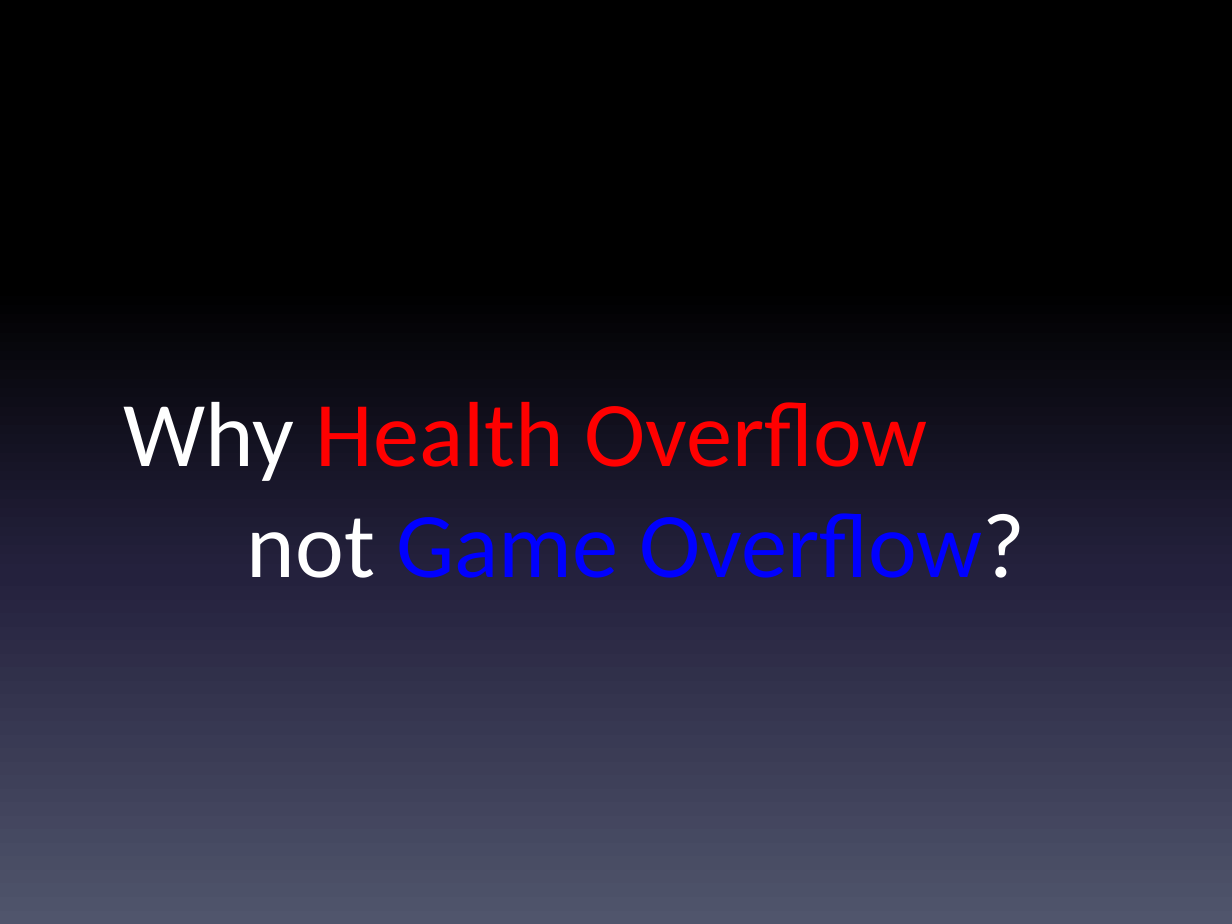
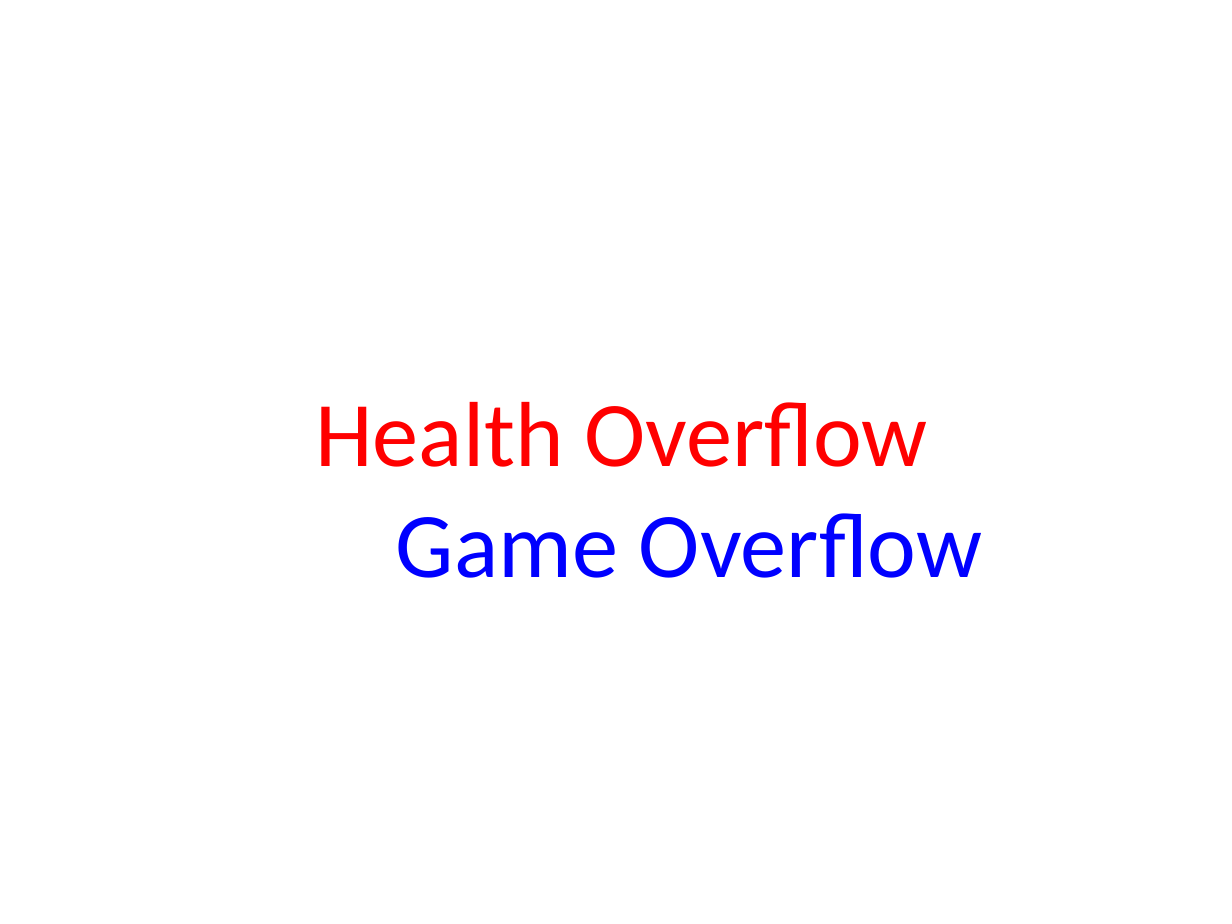
Before and after one commit to ReginaZhang/Team_Random, a slide deck: slide 9 of part_1_report_presentation/health_overflow_presentation_1.pptx. Drawn at 1232x924 pixels with LibreOffice and Linux fonts; fonts in the diff are those of the drawing. Boxes give left, top, right and bottom in pixels: in the first picture for what was removed or moved away, otherwise in the second. Text is boxed around its words. In the diff, an @@ line names an element or a change of style, - is before the commit and + after.

```diff
--- a/part_1_report_presentation/health_overflow_presentation_1.pptx
+++ b/part_1_report_presentation/health_overflow_presentation_1.pptx
@@ background gradient #000000 to #24213E to #51566D to #FFFFFF @@
```
Also in this commit, not shown: 13 other slides changed, 1 other file.
